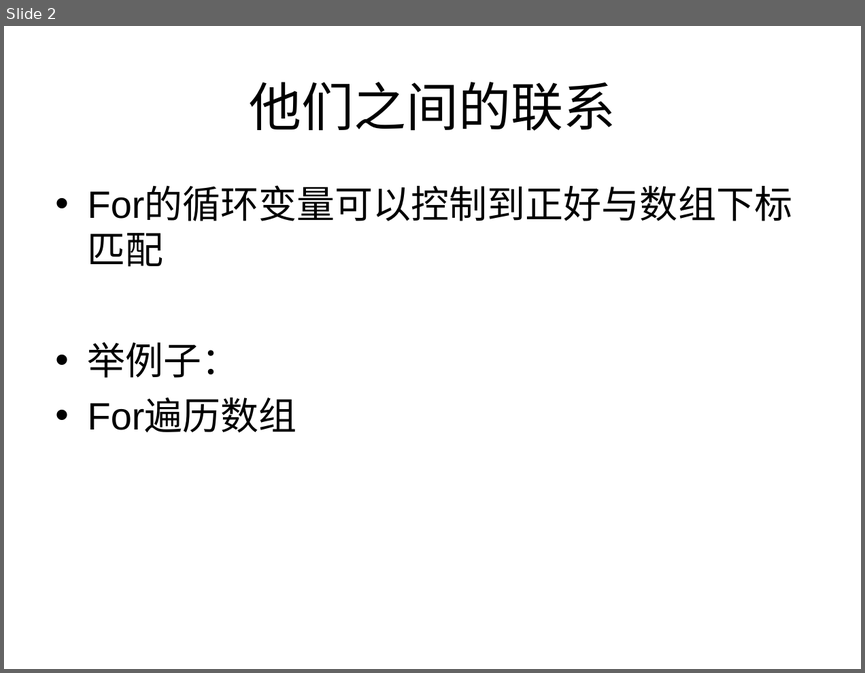
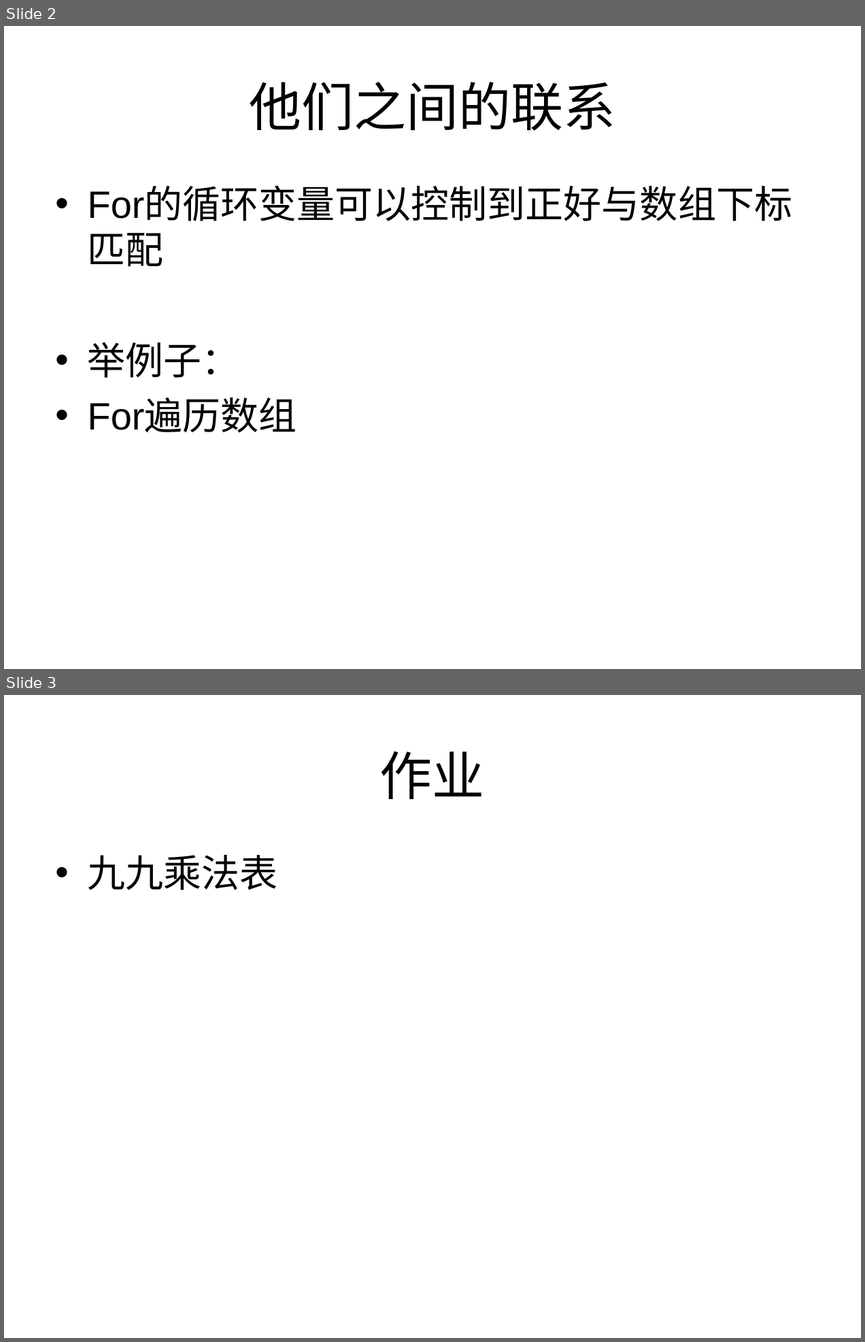
Before and after one commit to cd-vr1class/homework, a slide deck: ppt/7-13for和数组.ppt. Shown one above the other, each under a label of ours: slide 2 before the commit, slides 2 and 3 after it. The pictures are 865x673 and 865x1342 pixels, drawn with LibreOffice and Linux fonts; fonts in the diff are those of the drawing. Boxes give left, top, right and bottom in pixels: in the first picture for what was removed or moved away, otherwise in the second. Text is boxed around its words. In the diff, an @@ line names an element or a change of style, - is before the commit and + after.

```diff
--- a/ppt/7-13for和数组.ppt
+++ b/ppt/7-13for和数组.ppt
@@ slide 3 added at (4,695,861,1338), background #FFFFFF @@
@@ title added at (380,751,485,799), 44 pt, text #000000 @@
+作业
@@ text added at (88,855,278,890), 32 pt, text #000000 @@
+• 九九乘法表
```
Also in this commit, not shown: 8 other files.
